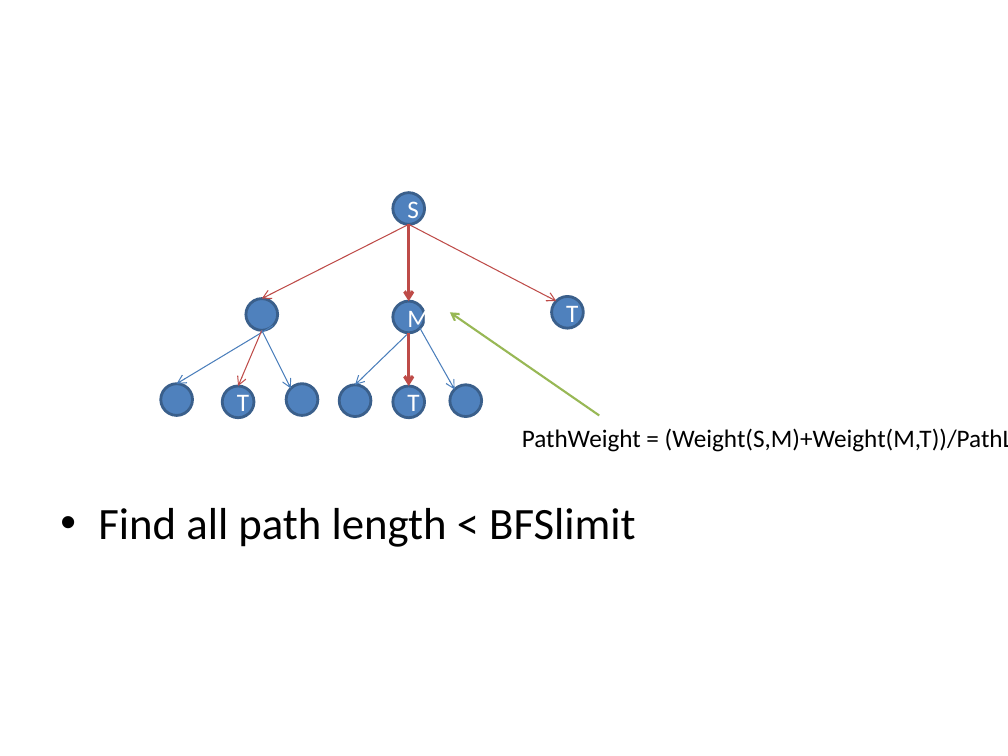
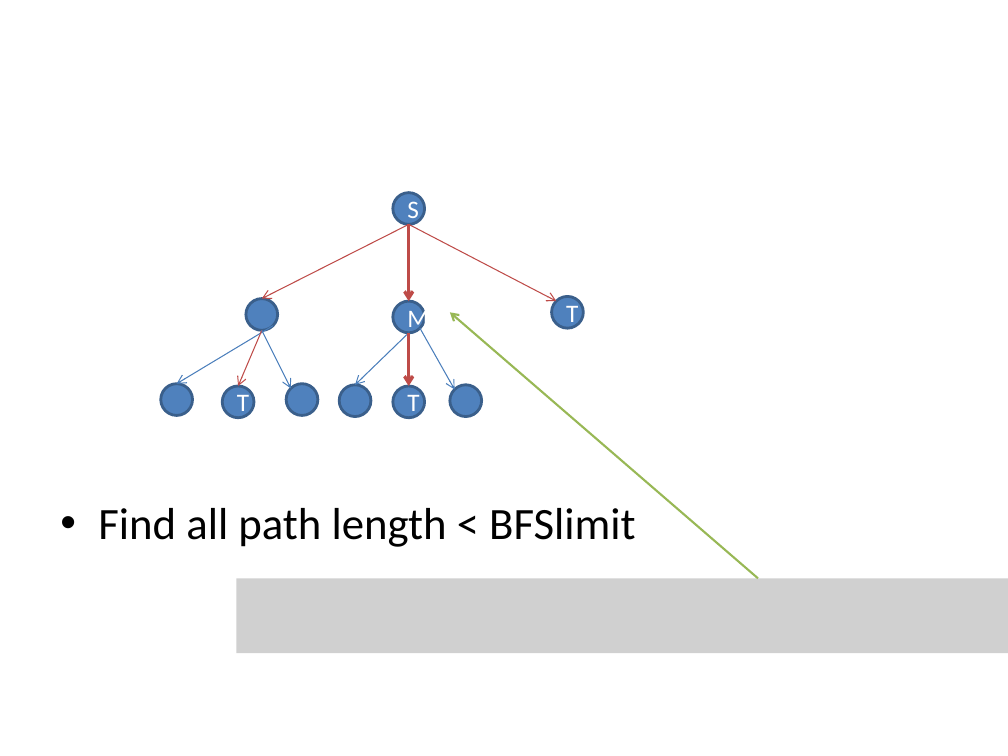
Before and after one commit to yftung7/2014_DM_Project, a slide deck: slide 6 of Project/Readme_v2.pptx (slide 3 before the commit). Drawn at 1008x756 pixels with LibreOffice and Linux fonts; fonts in the diff are those of the drawing; grey boxes stand for pictures. Boxes give left, top, right and bottom in pixels: in the first picture for what was removed or moved away, otherwise in the second. Text is boxed around its words. In the diff, an @@ line names an element or a change of style, - is before the commit and + after.

```diff
--- a/Project/Readme_v2.pptx
+++ b/Project/Readme_v2.pptx
@@ arrow moved from (599, 415) - (450, 312) to (758, 579) - (450, 312) @@
@@ text removed at (522,428,1008,452) @@
-PathWeight = (Weight(S,M)+Weight(M,T))/PathLength
@@ picture added at (236,579,1008,653) @@
```
Also in this commit, not shown: 2 other slides changed, 3 slides added.
